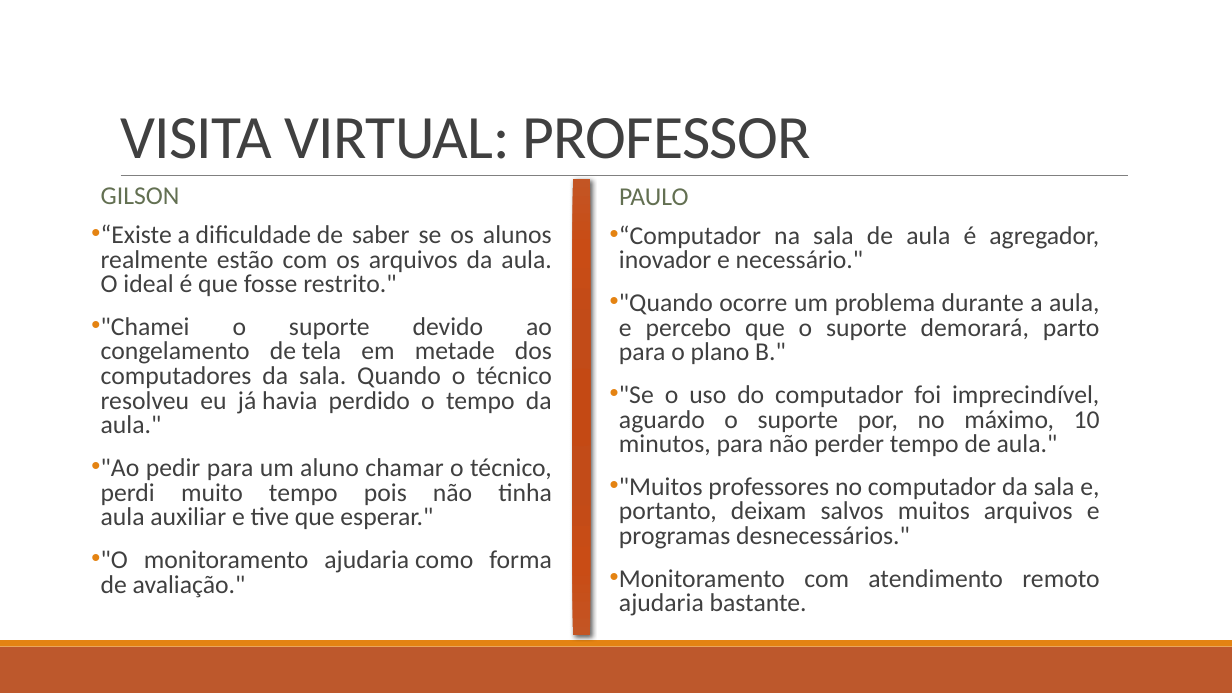
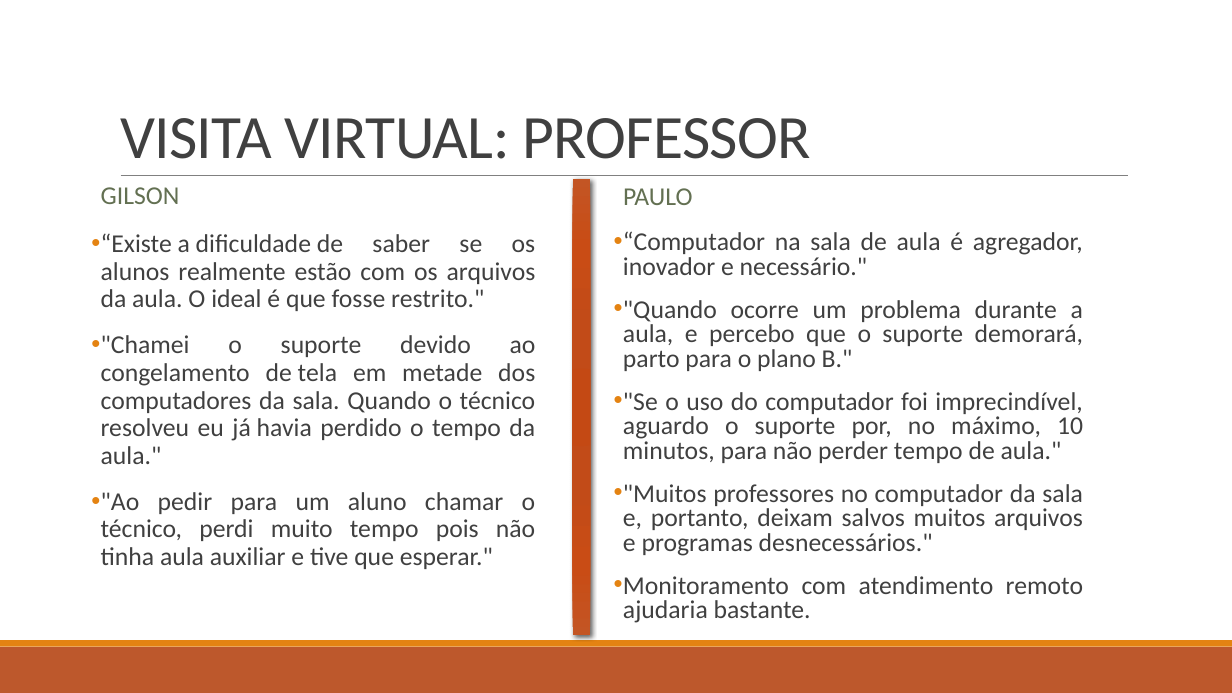
Before and after one commit to BandTec/grupo-05-adsa-20201, a slide deck: slide 7 of Apresentação Sprint 1.pptx. Drawn at 1232x693 pixels with LibreOffice and Linux fonts; fonts in the diff are those of the drawing. Boxes give left, top, right and bottom in pixels: in the first picture for what was removed or moved away, otherwise in the second. Text is boxed around its words. In the diff, an @@ line names an element or a change of style, - is before the commit and + after.

```diff
--- a/Apresentação Sprint 1.pptx
+++ b/Apresentação Sprint 1.pptx
@@ text "PAULO": place and size @@
-text "PAULO" at [619, 188, 689, 205]
+text "PAULO" at [623, 188, 693, 205]
@@ text "“Existe a dificuldade de saber ...": place and size @@
-text "“Existe a dificuldade de saber ..." at [101, 224, 552, 598]
+text "“Existe a dificuldade de saber ..." at [101, 233, 536, 569]
@@ text "“Existe a dificuldade de saber ..." at [101, 233, 536, 569]: line spacing 0.8 to 0.9 @@
@@ text "“Computador na sala de aula ..." rewrapped from [619, 225, 1100, 616] to [623, 231, 1083, 623] @@
@@ text at [101, 550, 552, 598]: paragraph removed @@
-• "O monitoramento ajudaria como forma de avaliação."
```
Also in this commit, not shown: 13 other slides changed, 2 slides added, 1 slide removed.
